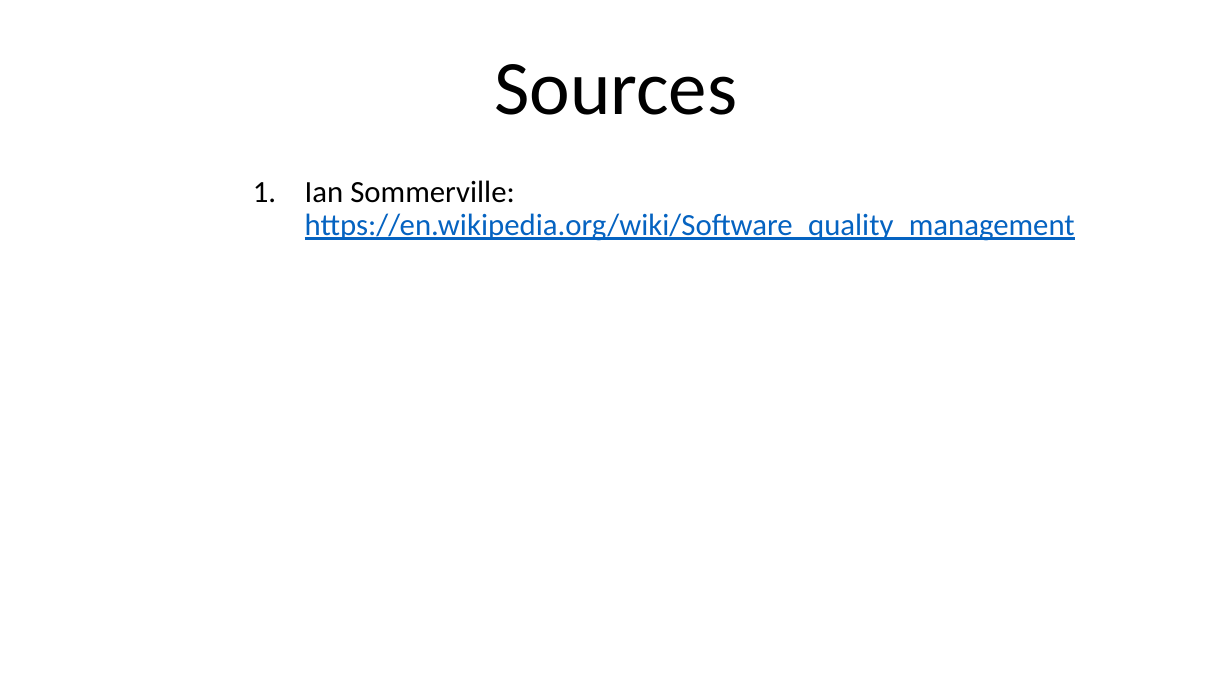
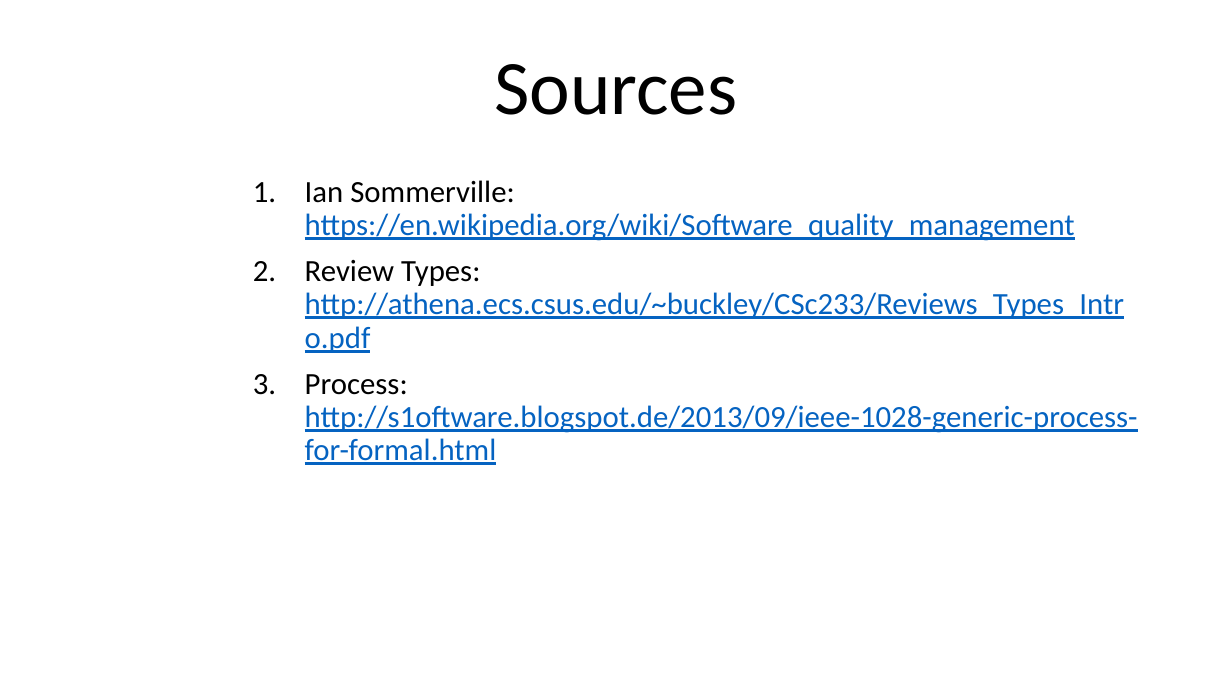
Before and after one commit to DaAnda97/E-Portfolio-PeerReview, a slide deck: slide 5 of Peer Review_NEW.pptx (slide 3 before the commit). Drawn at 1232x693 pixels with LibreOffice and Linux fonts; fonts in the diff are those of the drawing; background and template pictures are left out. Boxes give left, top, right and bottom in pixels: in the first picture for what was removed or moved away, otherwise in the second. Text is boxed around its words. In the diff, an @@ line names an element or a change of style, - is before the commit and + after.

Commit message:
new slides

```diff
--- a/Peer Review_NEW.pptx
+++ b/Peer Review_NEW.pptx
@@ text at [305,260,1138,465]: paragraphs added @@
+2. Review Types:
+   http://athena.ecs.csus.edu/~buckley/CSc233/Reviews_Types_Intro.pdf
+3. Process:
+   http://s1oftware.blogspot.de/2013/09/ieee-1028-generic-process-for-formal.html
```
Also in this commit, not shown: 2 slides added, 3 other files.
